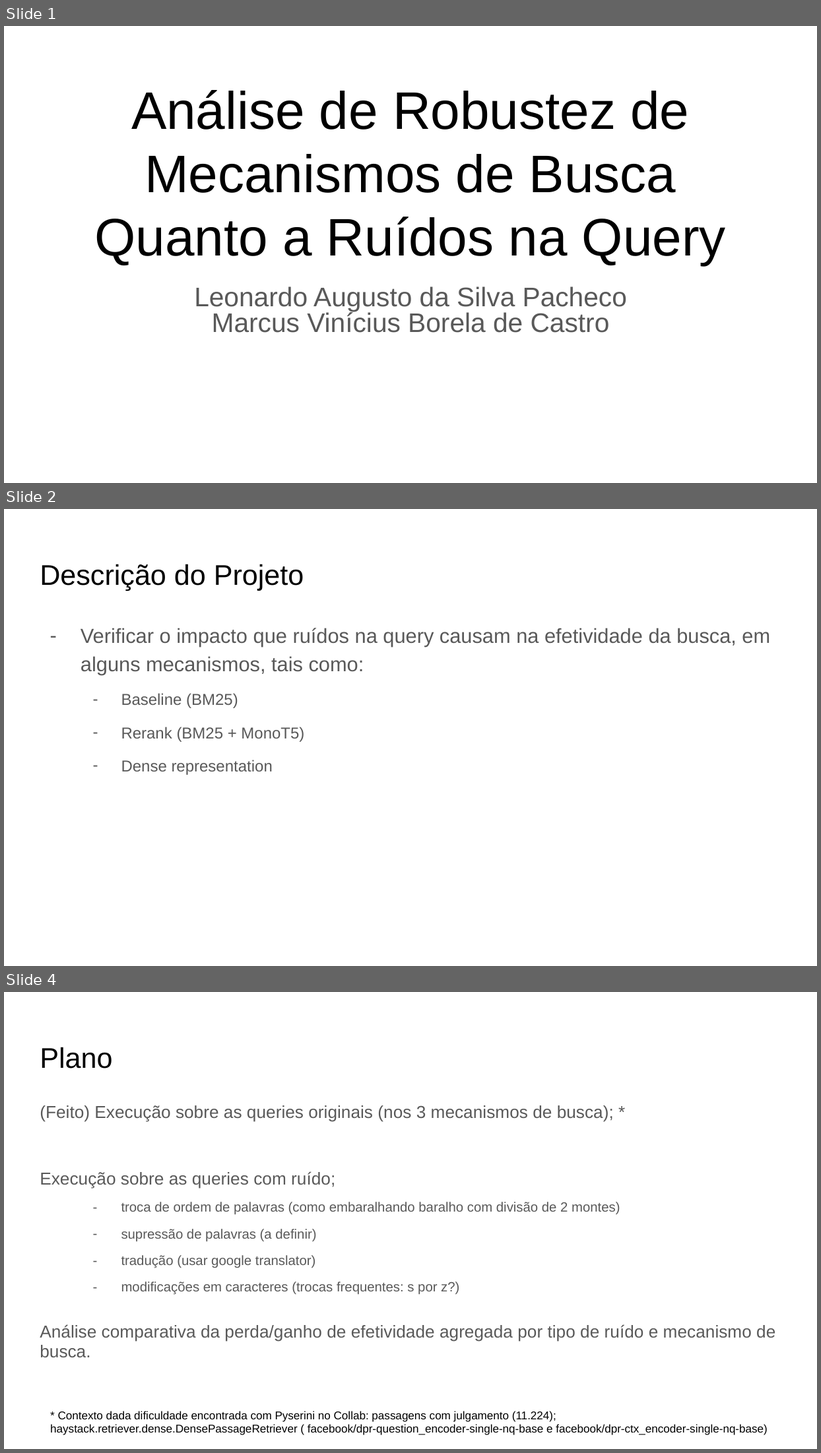
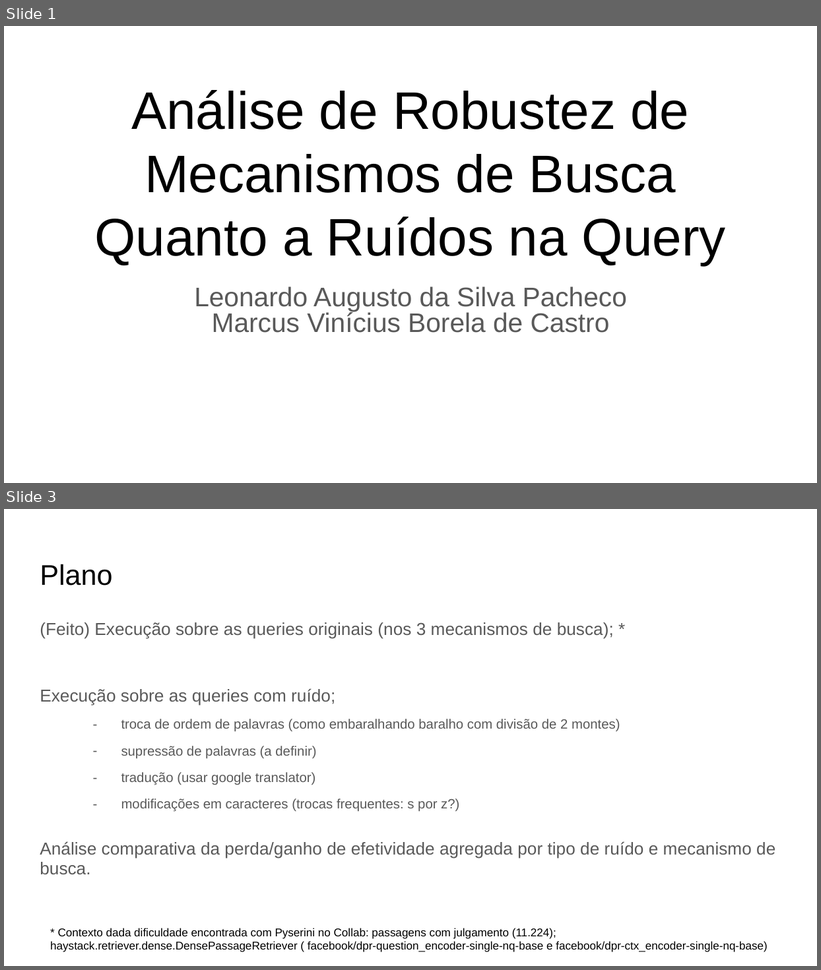
Before and after one commit to leonardo3108/robustez-query, a slide deck: docs/Apresentação 2 - 20211111.pptx. Shown one above the other, each under a label of ours: slides 1, 2 and 4 before the commit, slides 1 and 3 after it; the slides between them are not shown. The pictures are 821x1453 and 821x970 pixels, drawn with LibreOffice and Linux fonts; fonts in the diff are those of the drawing. Boxes give left, top, right and bottom in pixels: in the first picture for what was removed or moved away, otherwise in the second. Text is boxed around its words. In the diff, an @@ line names an element or a change of style, - is before the commit and + after.

```diff
--- a/docs/Apresentação 2 - 20211111.pptx
+++ b/docs/Apresentação 2 - 20211111.pptx
@@ slide 2 removed at (4, 509, 817, 966), background #FFFFFF @@
@@ title removed at (40, 564, 304, 590) @@
-Descrição do Projeto
@@ text removed at (81, 628, 770, 775) @@
-– Verificar o impacto que ruídos na query causam na efetividade da busca, em alguns mecanismos, tais como:
-  – Baseline (BM25)
-  – Rerank (BM25 + MonoT5)
-  – Dense representation
@@ what was slide 4 is now slide 3 @@
```
Also in this commit, not shown: 1 slide changed, 2 slides added.
